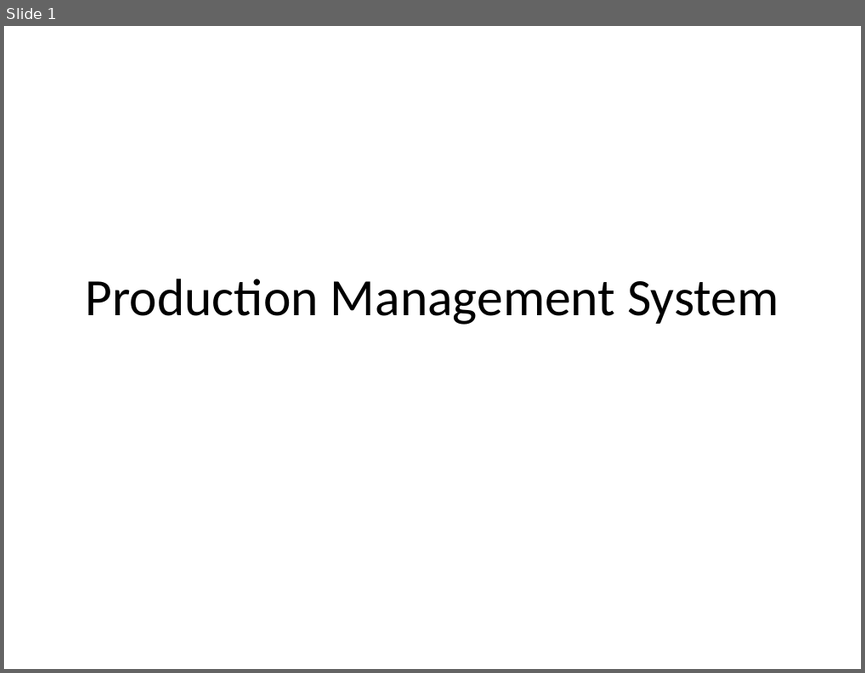
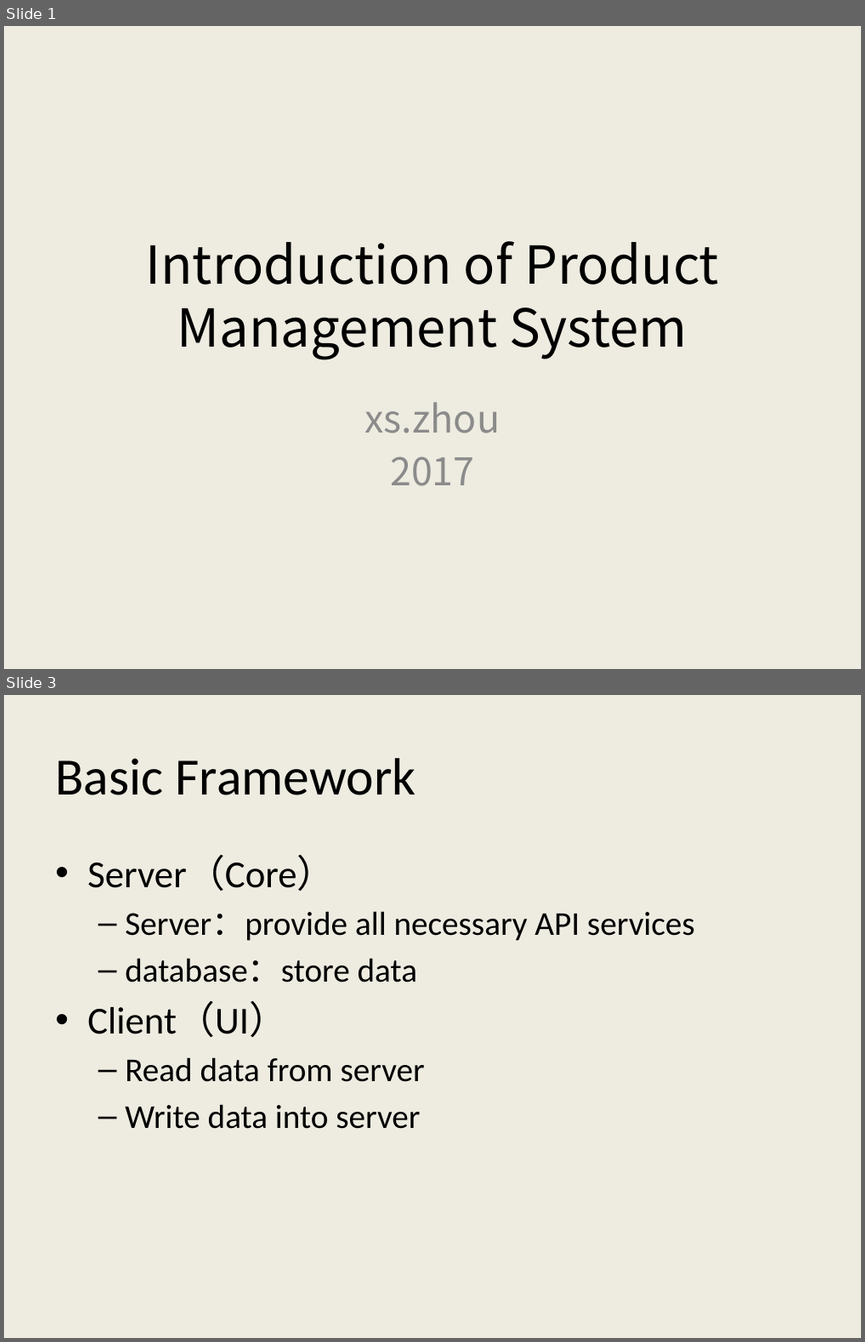
Before and after one commit to AlecSPb/PMS, a slide deck: PMSClient/Resource/Files/pmshelp_en.pptx. Shown one above the other, each under a label of ours: slide 1 before the commit, slides 1 and 3 after it; the slides between them are not shown. The pictures are 865x673 and 865x1342 pixels, drawn with LibreOffice and Linux fonts; fonts in the diff are those of the drawing. Boxes give left, top, right and bottom in pixels: in the first picture for what was removed or moved away, otherwise in the second. Text is boxed around its words. In the diff, an @@ line names an element or a change of style, - is before the commit and + after.

```diff
--- a/PMSClient/Resource/Files/pmshelp_en.pptx
+++ b/PMSClient/Resource/Files/pmshelp_en.pptx
@@ slide 3 added at (4, 695, 861, 1338), background #EEECE1 @@
@@ title added at (55, 758, 416, 795), 44 pt, text #000000 @@
+Basic Framework
@@ text added at (87, 856, 695, 1129), 28 pt, text #000000 @@
+• Server（Core）
+  – Server：provide all necessary API services
+  – database：store data
+• Client（UI）
+  – Read data from server
+  – Write data into server
@@ slide 1 changed as well @@
@@ background #FFFFFF to #EEECE1 @@
@@ title at (145, 241, 719, 360): text changed; font Calibri to Noto Sans CJK SC @@
-Production Management System
+Introduction of Product Management System
@@ subtitle added at (365, 402, 500, 486), 32 pt, text #8C8C8C @@
+xs.zhou
+2017
```
Also in this commit, not shown: 1 other slide changed, 11 other slides added, 10 slides removed, 1 other file.
